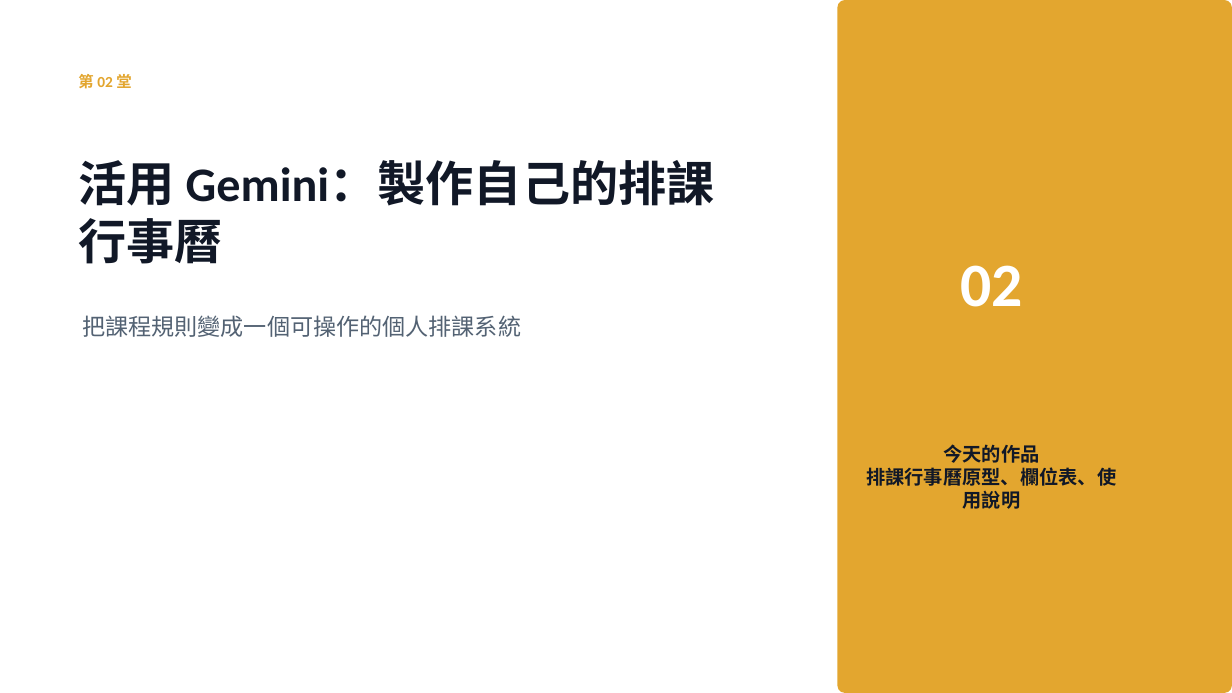
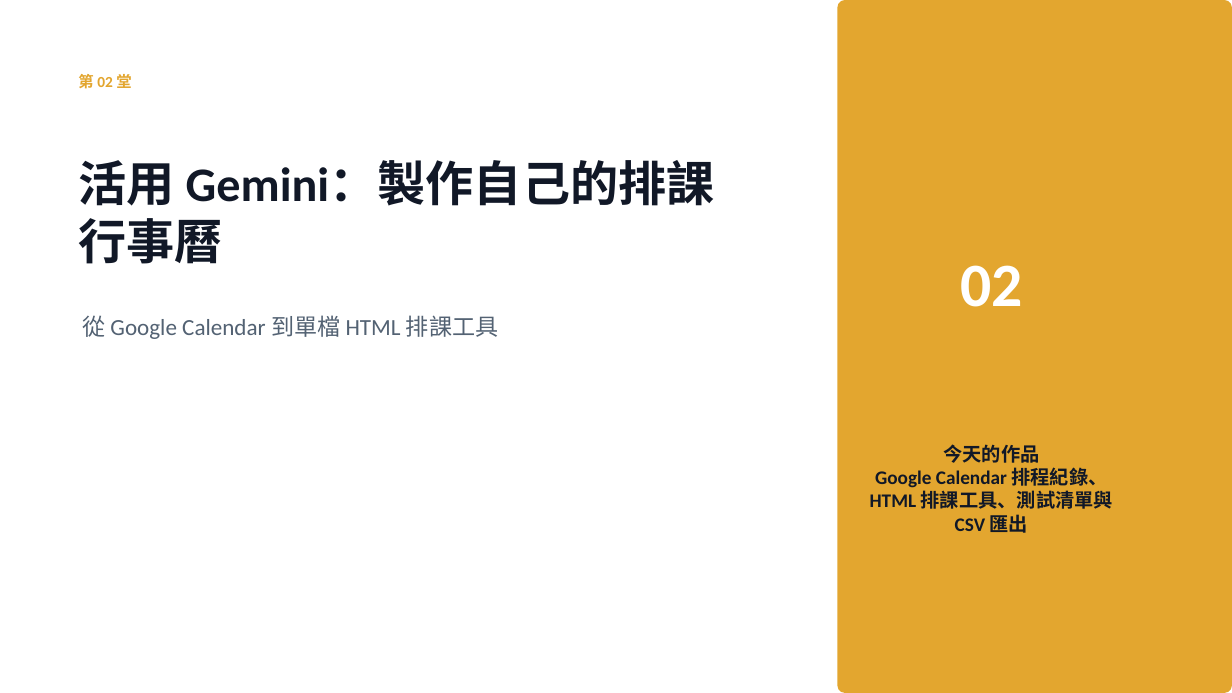
Before and after one commit to Calumai/calumai.com, a slide deck: slide 1 of class/ppt/lesson-02.pptx. Drawn at 1232x693 pixels with LibreOffice and Linux fonts; fonts in the diff are those of the drawing. Boxes give left, top, right and bottom in pixels: in the first picture for what was removed or moved away, otherwise in the second. Text is boxed around its words. In the diff, an @@ line names an element or a change of style, - is before the commit and + after.

Commit message:
Expand lesson two calendar and HTML tool course

```diff
--- a/class/ppt/lesson-02.pptx
+++ b/class/ppt/lesson-02.pptx
@@ text at <box>82,315,498,339</box>: text changed @@
-把課程規則變成一個可操作的個人排課系統
+從 Google Calendar 到單檔 HTML 排課工具
@@ text at <box>870,467,1113,533</box>: text changed @@
-排課行事曆原型、欄位表、使用說明
+Google Calendar 排程紀錄、HTML 排課工具、測試清單與 CSV 匯出
```
Also in this commit, not shown: 5 other slides changed, 7 other files.
